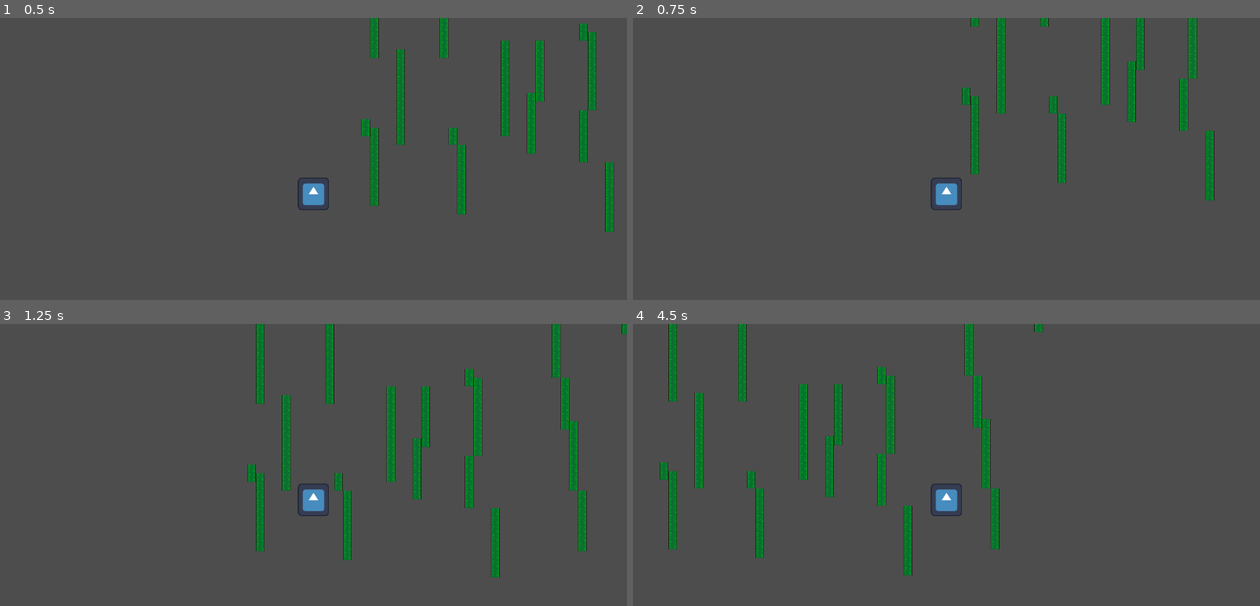
Above: before the commit, frames 1-4 (two rows, left to right).
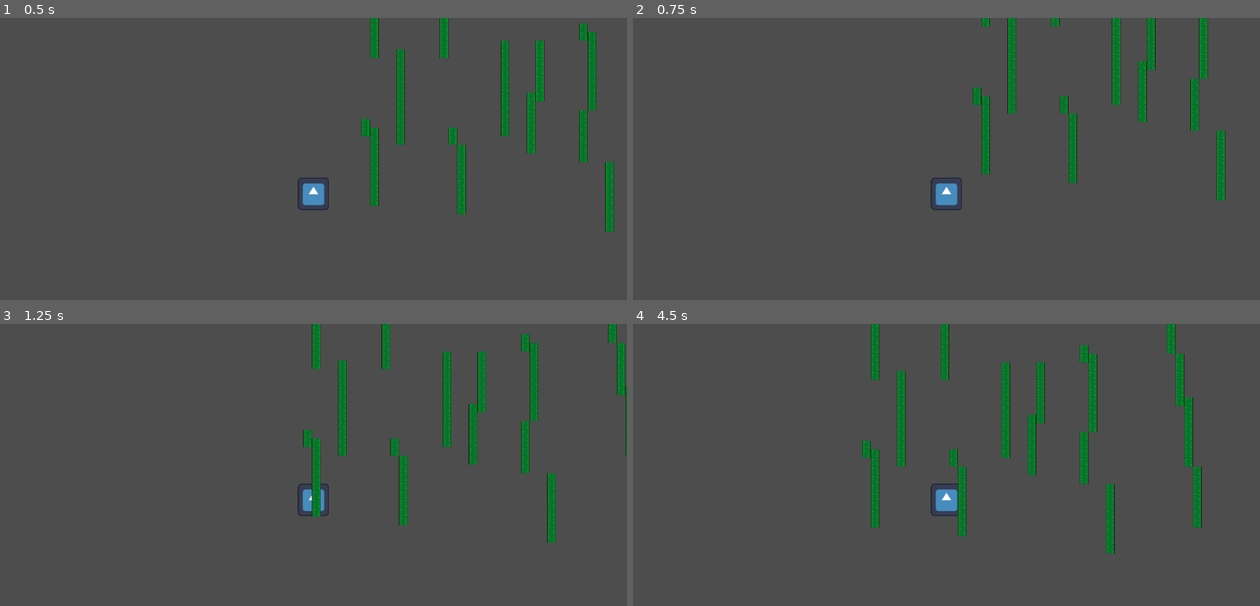
Above: after the commit, the same moments.

Repository: felipebs25/GameJamGamso
Game: Godot game, scene res://scenes/world.tscn
Same seed, same stepped clock (60 frames per second), same inputs: the game is played once before the commit and once after it. The engine's default icon, where the game draws it, is replaced by a stand-in: a white triangle on a blue panel in a dark square.
Inputs (mouse positions are in pixels of both pictures, inside the frame that each line leads up to):
- Up to frame 1 (0.5 s): no input
- Up to frame 2 (0.75 s): move the mouse to (1084, 175) at 0.52 s; press the mouse at (1084, 175) at 0.53 s; hold Right (ui_right) from 0.53 s (still down)
- Up to frame 3 (1.25 s): keep holding Right (ui_right); tap Up (ui_up) at 0.77, 1.07 s; tap Space (ui_space) at 0.8 s
- Up to frame 4 (4.5 s): move the mouse to (821, 518) at 1.27 s; release the mouse at (821, 518) at 1.28 s; tap Space (ui_space) at 1.35, 3.05, 4.35 s; tap Up (ui_up) at 1.52, 1.55, 1.82, 2.1, 3.02, 3.32, 3.77, 3.8, 4.07 s; move the mouse to (1009, 422) at 2.02 s; release Right (ui_right) at 2.03 s; press the mouse at (1009, 422) at 2.03 s; hold Left (ui_left) 2.03-2.78 s; move the mouse to (915, 569) at 2.77 s; release the mouse at (915, 569) at 2.78 s; hold Right (ui_right) 2.78-4.28 s; click (915, 569) at 2.85 s; move the mouse to (1134, 552) at 3.52 s; hold Right mouse button (M2) 3.53-4.28 s; move the mouse to (758, 448) at 4.27 s; hold Left (ui_left) from 4.28 s (still down)

Frame 1 is identical in both runs. In frame 2, 6.6% of the frame differs, in the area x 52-95%, y 0-65%; in frame 3, 9.5%; in frame 4, 11%, in the area x 4-91%, y 0-90%.
Error before the commit: Invalid assignment of property or key 'is_using_vine' with value of type 'bool' on a base object of type 'CharacterBody2D (character_body_2d.gd)'. (res://scrip…

Commit message:
Merge branch 'Rafa' into Merge

Diff:
--- a/game-jam/Scripts/character_body_2d.gd
+++ b/game-jam/Scripts/character_body_2d.gd
@@ -1,40 +1,51 @@
 extends CharacterBody2D
 
+const SPEED = 200.0
+const SPEED_VINE = 100.0
+const JUMP_VELOCITY = -350.0
 
-const SPEED = 300.0
-const JUMP_VELOCITY = -500.0
-var dashing = false
-var atrair = false
-var força_ima = Vector2.ZERO
+@onready var camera_2d: Camera2D = $Camera2D
+
+
+var is_using_vine: bool = false
+var can_use_vine: bool = true
+
 
 func _physics_process(delta: float) -> void:
-	# Add the gravity.
-	if not is_on_floor():
-		velocity += get_gravity() * delta
-	if atrair:
-		velocity += força_ima * 1200 * delta
-		velocity -= get_gravity() * delta * 0.7
-		velocity = velocity.limit_length(600)
 
-	# Handle jump.
-	if Input.is_action_just_pressed("ui_up") and is_on_floor():
-		velocity.y = JUMP_VELOCITY
+	for i in range(get_slide_collision_count()):
+		var collider := get_slide_collision(i).get_collider()
+		if collider and collider.name == "Stone":
+			camera_2d.add_trauma(0.3)
 
-	# Get the input direction and handle the movement/deceleration.
-	var direction := Input.get_axis("ui_left", "ui_right")
-	if direction and not atrair and not dashing:
-		velocity.x = direction * SPEED
-	elif not dashing and not atrair and not dashing:
-		velocity.x = move_toward(velocity.x, 0, SPEED)
+	var horizontal_direction := Input.get_axis("ui_left", "ui_right")
+	var vertical_direction := Input.get_axis("ui_up", "ui_down")
+
+	if is_using_vine:
+		velocity.x = 0
+		velocity.y = vertical_direction * SPEED_VINE
+		if Input.is_action_just_pressed("ui_space"):
+			is_using_vine = false
+			can_use_vine = false
+			pular()
+
+	else:
+		if not is_on_floor():
+			gravidade(delta)
+
+		if Input.is_action_just_pressed("ui_space") and is_on_floor():
+			pular()
+
+		if horizontal_direction:
+			velocity.x = horizontal_direction * SPEED
+		else:
+			velocity.x = move_toward(velocity.x, 0, SPEED)
+
 	move_and_slide()
 
-func atraindo(direc, b):
-		atrair = b
-		força_ima = direc if b else Vector2.ZERO
+func pular():
+	velocity.y = JUMP_VELOCITY
 
-func ativarDash(direc):
-	dashing = true
-	if not is_on_floor():
-		velocity = direc * 400
-	await get_tree().create_timer(0.6).timeout
-	dashing = false
+
+func gravidade(delta):
+	velocity += get_gravity() * delta
Not shown, changed: game-jam/Scripts/character_body_2d.gd.uid
